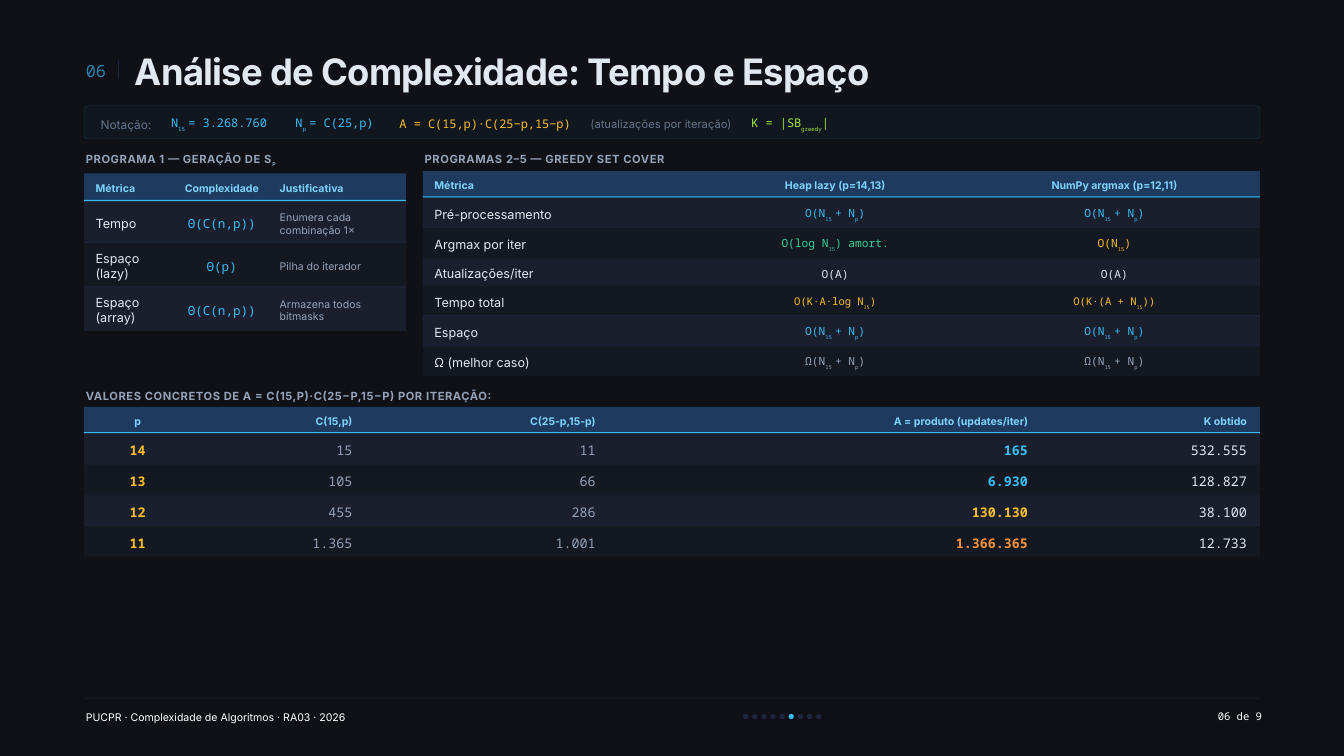
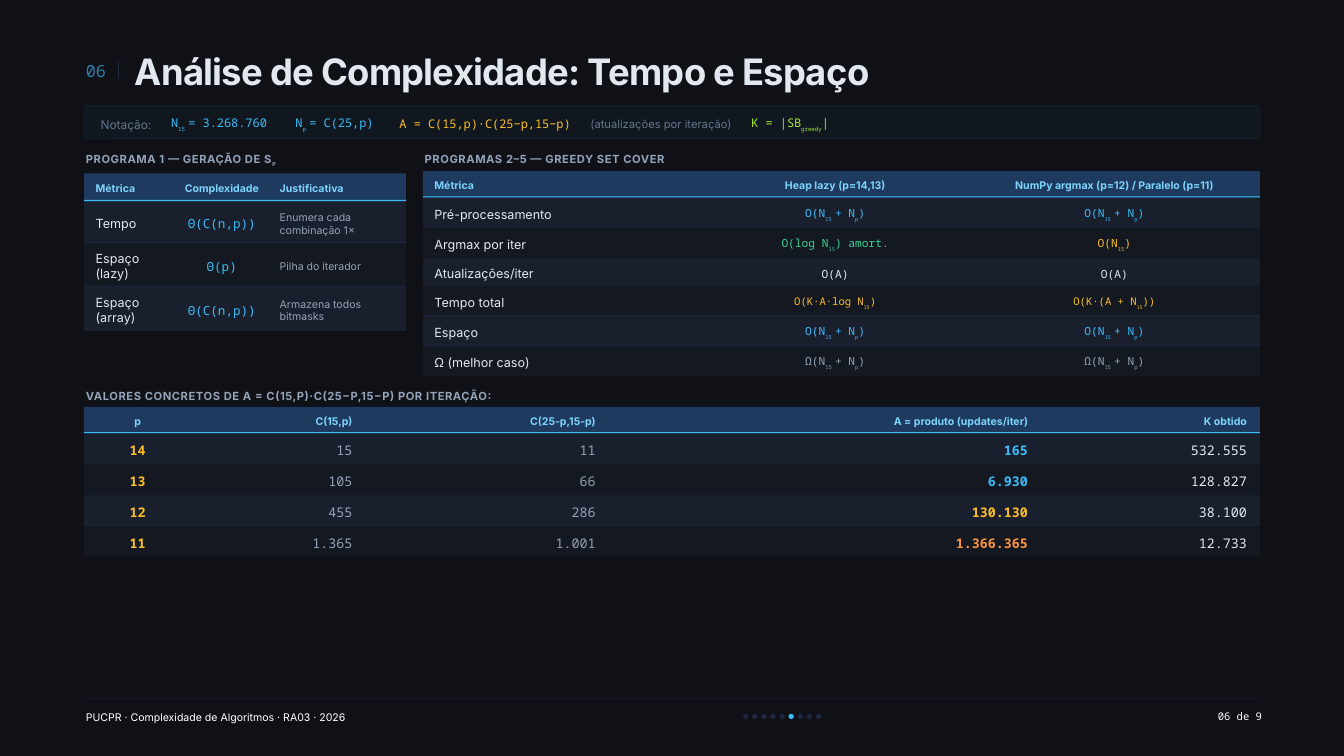
Before and after one commit to cyberfika/SCP_RA03, a slide deck: slide 7 of docs/SCP_RA03.pptx. Drawn at 1344x756 pixels with LibreOffice and Linux fonts; fonts in the diff are those of the drawing. Boxes give left, top, right and bottom in pixels: in the first picture for what was removed or moved away, otherwise in the second. Text is boxed around its words. In the diff, an @@ line names an element or a change of style, - is before the commit and + after.

```diff
--- a/docs/SCP_RA03.pptx
+++ b/docs/SCP_RA03.pptx
@@ text at (x1=1015, y1=181, x2=1213, y2=191): text changed @@
-NumPy argmax (p=12,11)
+NumPy argmax (p=12) / Paralelo (p=11)
```
Also in this commit, not shown: 6 other slides changed, 7 other files.
